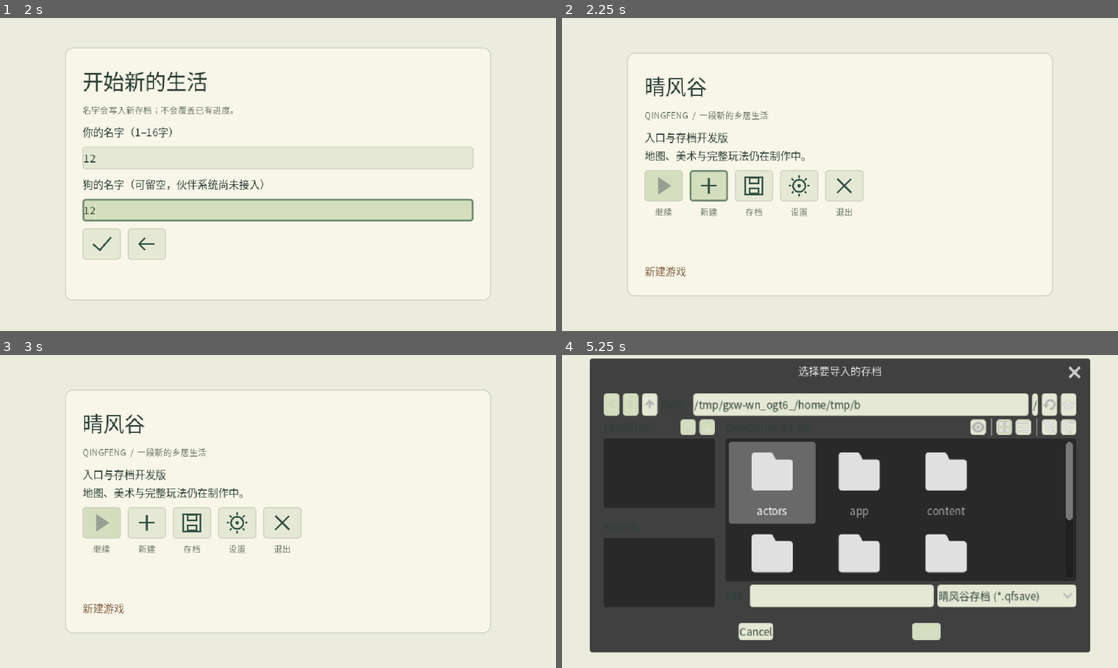
Above: before the commit, frames 1-4 (two rows, left to right).
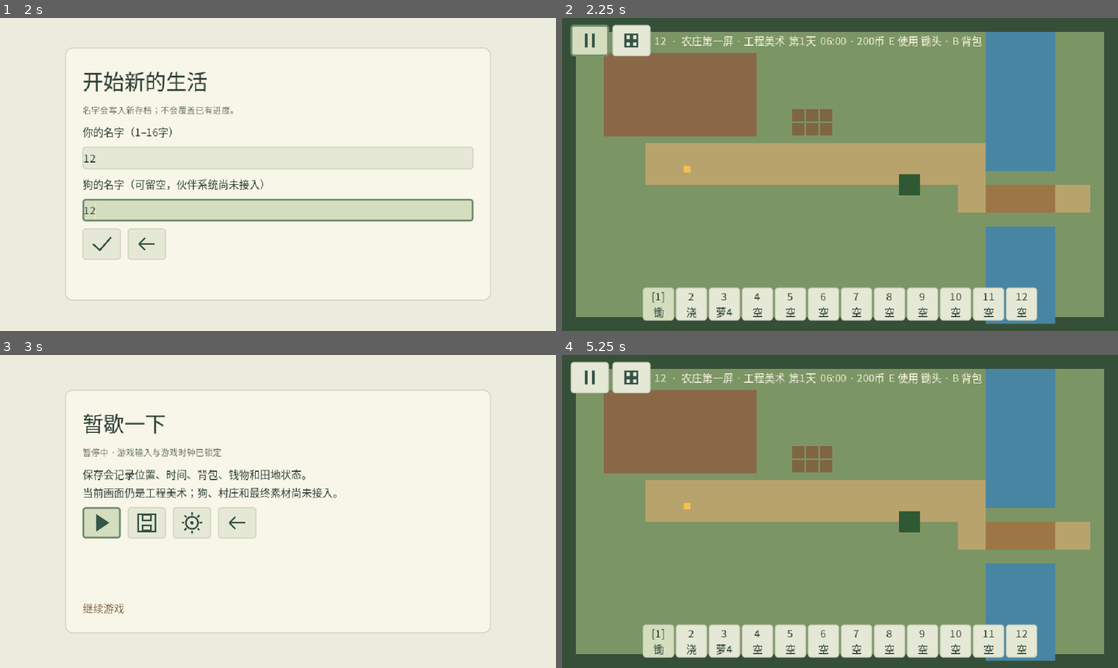
Above: after the commit, the same moments.

Repository: natefox2017/qingfeng
Game: Godot game, scene res://app/main.tscn
Same seed, same stepped clock (60 frames per second), same inputs: the game is played once before the commit and once after it.
Inputs (mouse positions are in pixels of both pictures, inside the frame that each line leads up to):
- Up to frame 1 (2 s): click (144, 187) at 0.52 s; click (278, 158) at 1.27 s; type "12" at 1.35 s; click (278, 208) at 1.5 s; type "12" at 1.58 s
- Up to frame 2 (2.25 s): click (662, 243) at 2.02 s
- Up to frame 3 (3 s): click (27, 376) at 2.77 s
- Up to frame 4 (5.25 s): click (662, 524) at 3.52 s; click (756, 524) at 4.27 s; click (662, 583) at 5.02 s

Frame 1 is identical in both runs. In frame 2, 94% of the frame differs, in the area x 0-100%, y 0-100%; in frame 3, 3.6%; in frame 4, 96%.

Commit message:
Add farm-side house door anchors

Diff:
--- a/game/world/farm_first_screen.tscn
+++ b/game/world/farm_first_screen.tscn
@@ -144,6 +144,12 @@
 [node name="FieldApproach" type="Marker2D" parent="Anchors"]
 position = Vector2(256, 160)
 
+[node name="HouseDoorInteract" type="Marker2D" parent="Anchors"]
+position = Vector2(144, 144)
+
+[node name="HouseDoorArrival" type="Marker2D" parent="Anchors"]
+position = Vector2(144, 160)
+
 [node name="BridgeWest" type="Marker2D" parent="Anchors"]
 position = Vector2(480, 208)
 
